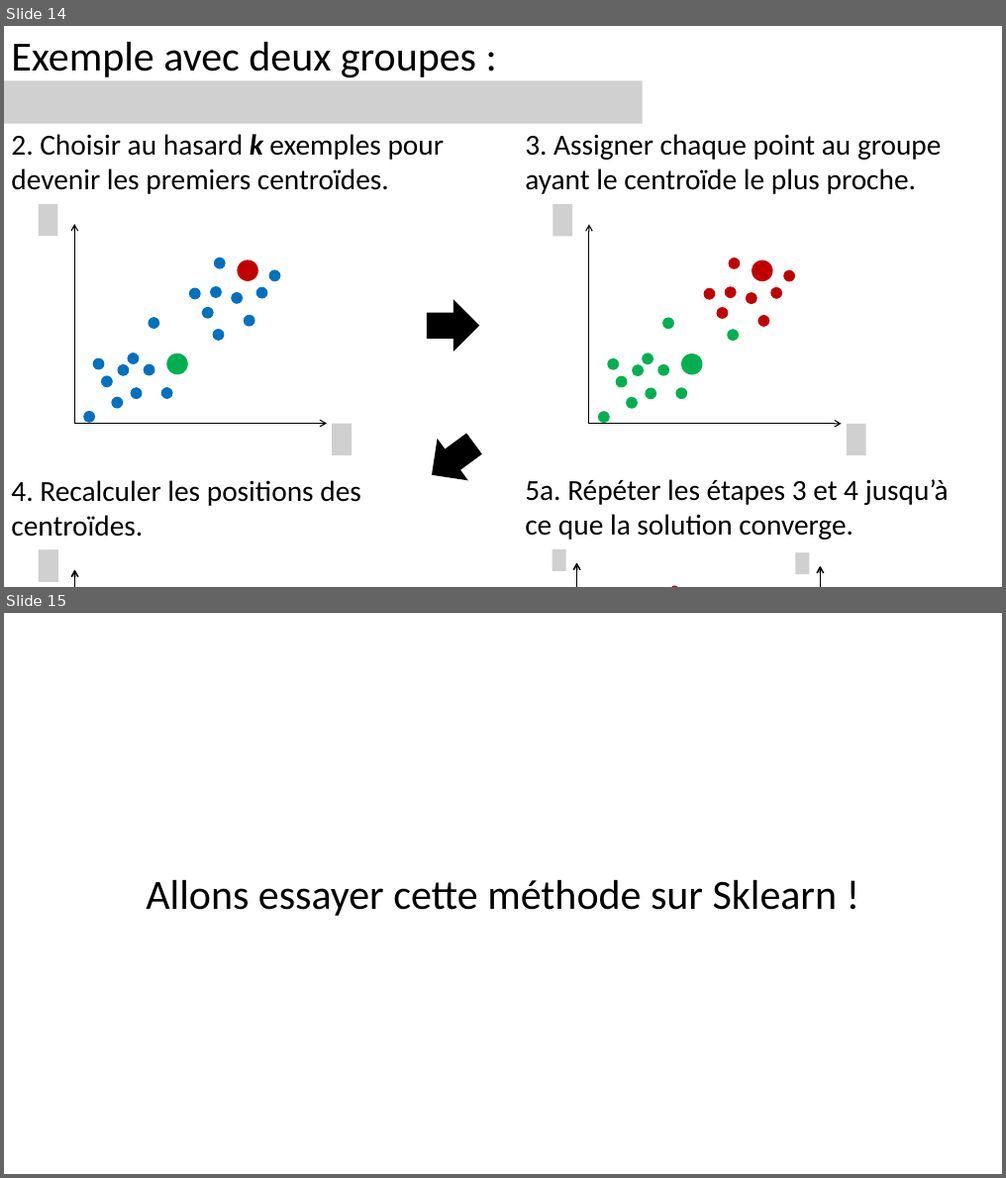
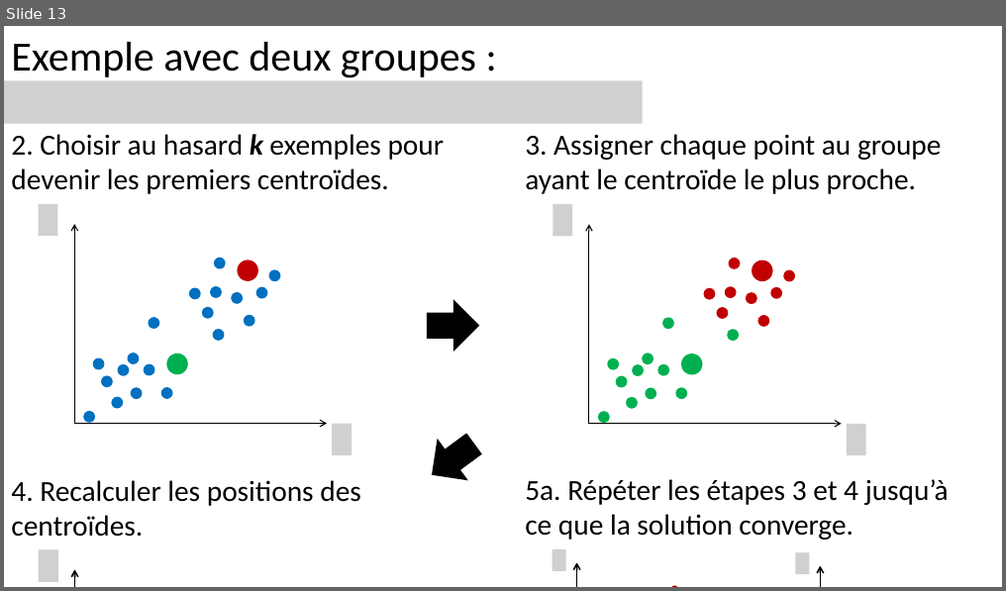
Before and after one commit to pnplab/ML_CRIUSMM, a slide deck: cours_4/img/cours_4.pptx. Shown one above the other, each under a label of ours: slides 14 and 15 before the commit, slide 13 after it. The pictures are 1006x1178 and 1006x591 pixels, drawn with LibreOffice and Linux fonts; fonts in the diff are those of the drawing; grey boxes stand for pictures; background and template pictures are left out. Boxes give left, top, right and bottom in pixels: in the first picture for what was removed or moved away, otherwise in the second. Text is boxed around its words. In the diff, an @@ line names an element or a change of style, - is before the commit and + after.

```diff
--- a/cours_4/img/cours_4.pptx
+++ b/cours_4/img/cours_4.pptx
@@ slide 15 removed at (4,613,1002,1174), background #FFFFFF @@
@@ text removed at (146,880,838,916) @@
-Allons essayer cette méthode sur Sklearn !
@@ what was slide 14 is now slide 13 @@
```
Also in this commit, not shown: 1 slide changed, 1 slide added, 4 other slides removed, 40 other files.
